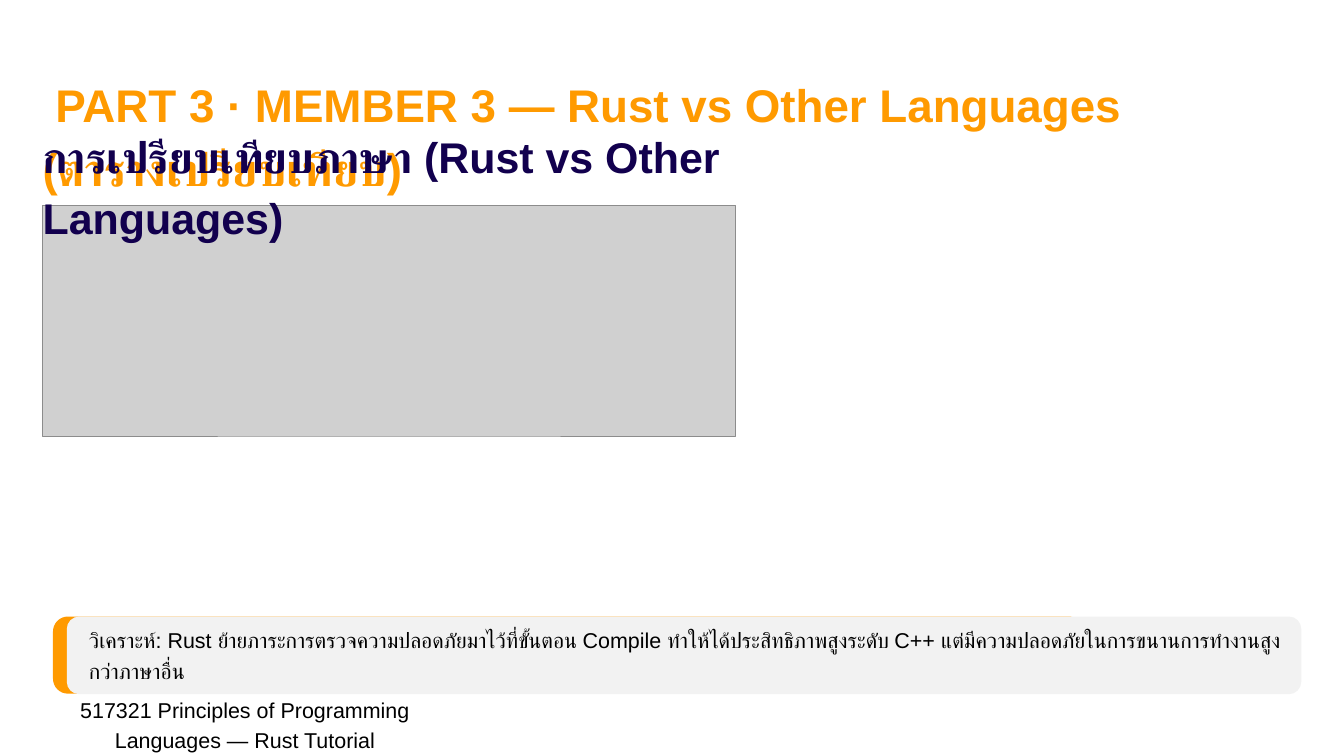
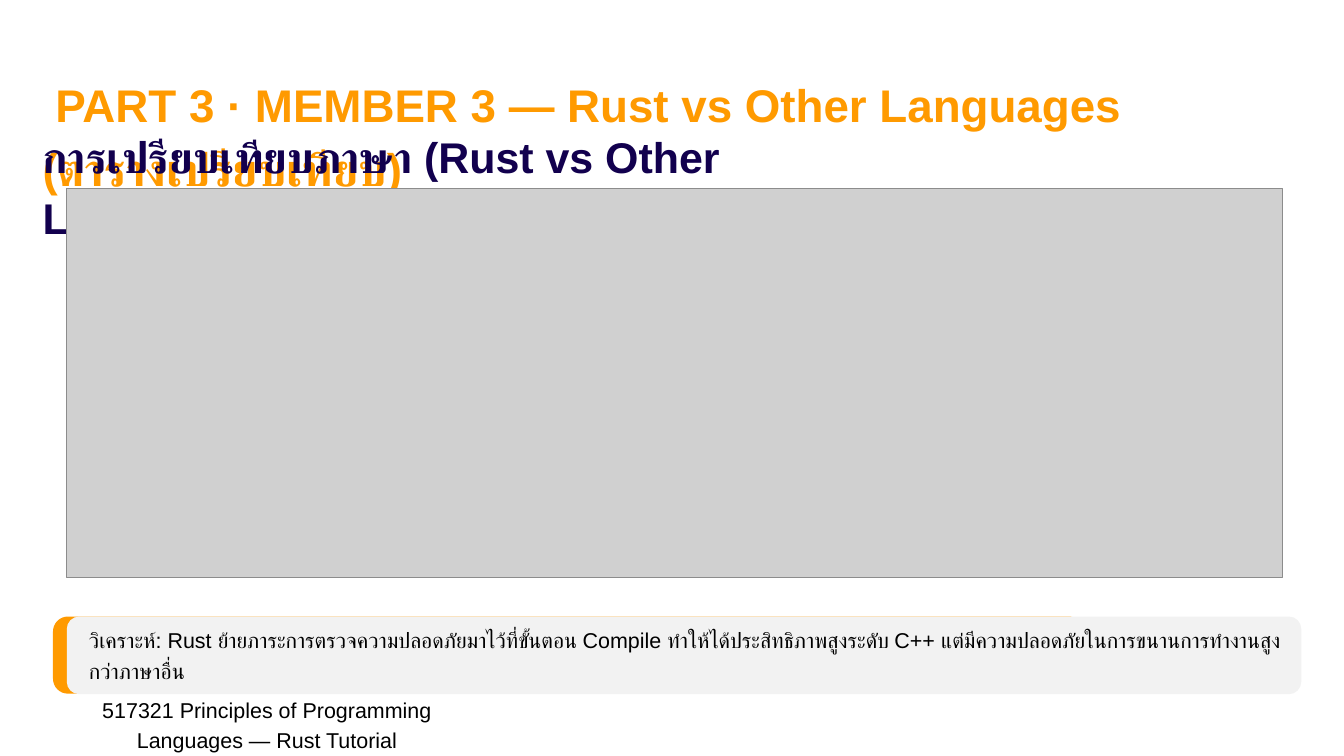
Before and after one commit to Viseth101/rust-tutorial-2569, a slide deck: slide 7 of 22-concurrency-threads/Presentation/Chapter 22 Concurrency & Threads- #26 (1).pptx. Drawn at 1344x756 pixels with LibreOffice and Linux fonts; fonts in the diff are those of the drawing; grey boxes stand for pictures. Boxes give left, top, right and bottom in pixels: in the first picture for what was removed or moved away, otherwise in the second. Text is boxed around its words. In the diff, an @@ line names an element or a change of style, - is before the commit and + after.

```diff
--- a/22-concurrency-threads/Presentation/Chapter 22 Concurrency & Threads- #26 (1).pptx
+++ b/22-concurrency-threads/Presentation/Chapter 22 Concurrency & Threads- #26 (1).pptx
@@ picture removed at (43,205,736,436) @@
@@ picture added at (67,188,1282,577) @@
@@ text "517321 Principles of Programming Languages ...": place and size @@
-text "517321 Principles of Programming Languages ..." at (80,702,410,753)
+text "517321 Principles of Programming Languages ..." at (102,702,432,753)
```
Also in this commit, not shown: 12 other slides changed, 1 slide removed.
